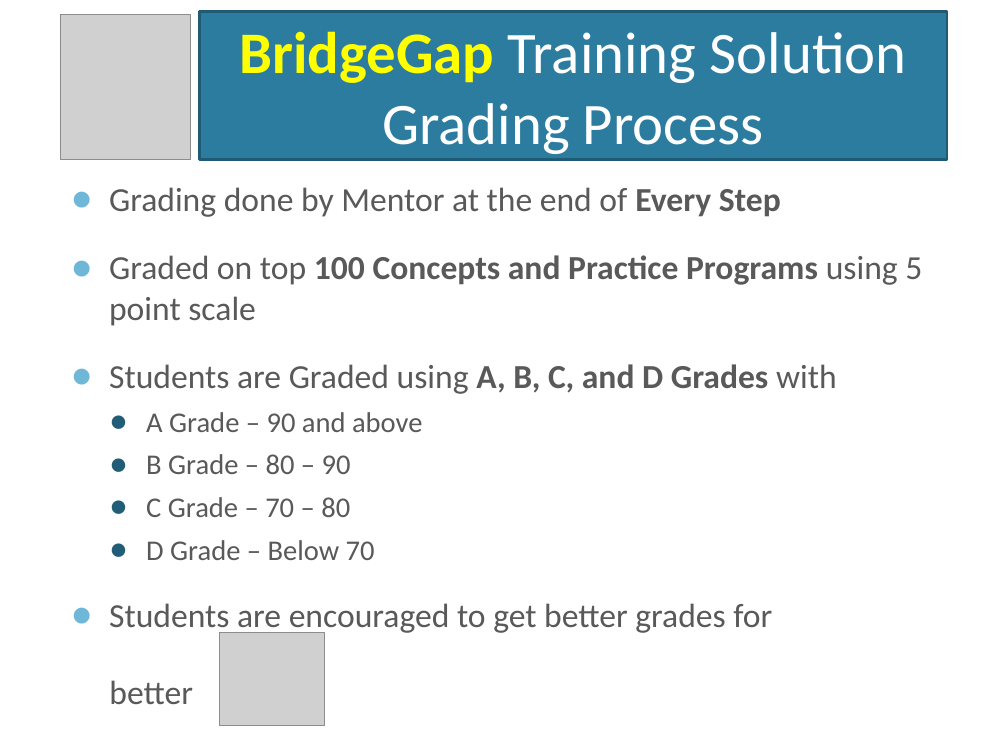
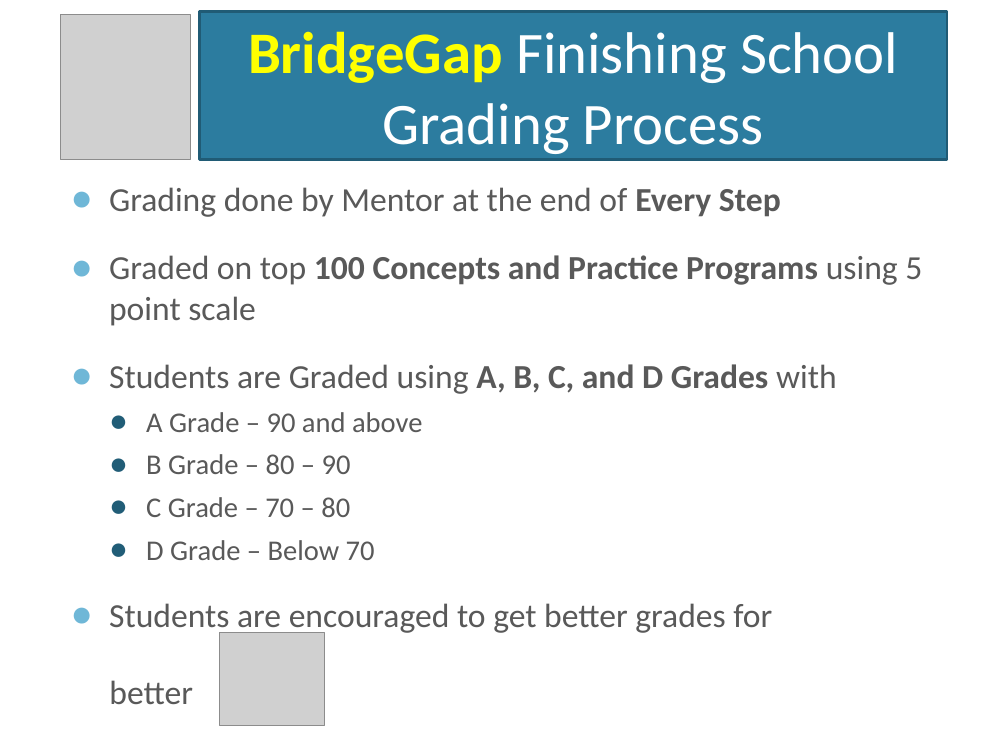
Before and after one commit to NarayanMahadevan/MakeTechEzResources, a slide deck: slide 21 of Documents/MakeTechEzTrainingProgramme.pptx. Drawn at 1008x756 pixels with LibreOffice and Linux fonts; fonts in the diff are those of the drawing; grey boxes stand for pictures; background and template pictures are left out. Boxes give left, top, right and bottom in pixels: in the first picture for what was removed or moved away, otherwise in the second. Text is boxed around its words. In the diff, an @@ line names an element or a change of style, - is before the commit and + after.

Commit message:
Added BridgeGap Preso

```diff
--- a/Documents/MakeTechEzTrainingProgramme.pptx
+++ b/Documents/MakeTechEzTrainingProgramme.pptx
@@ title at (x1=248, y1=31, x2=898, y2=154): text changed @@
-BridgeGap Training Solution Grading Process
+BridgeGap Finishing School Grading Process
```
Also in this commit, not shown: 13 other slides changed, 1 slide added, 8 other files.
